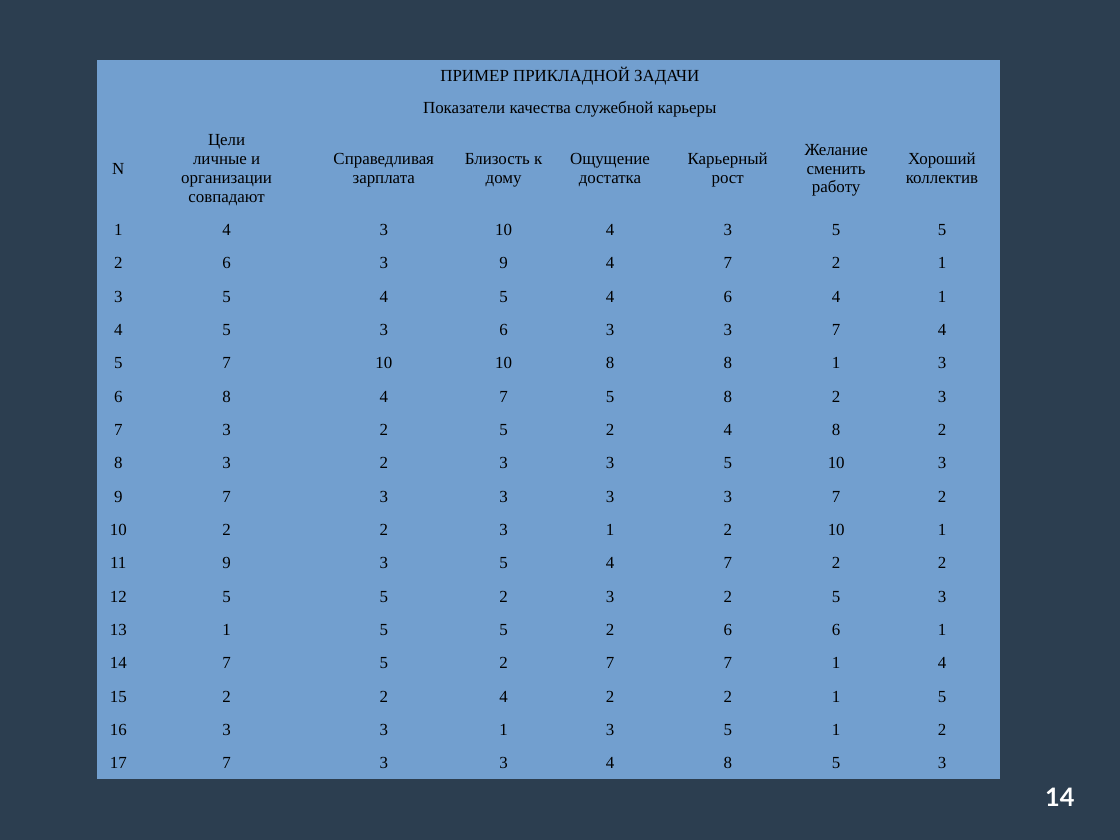
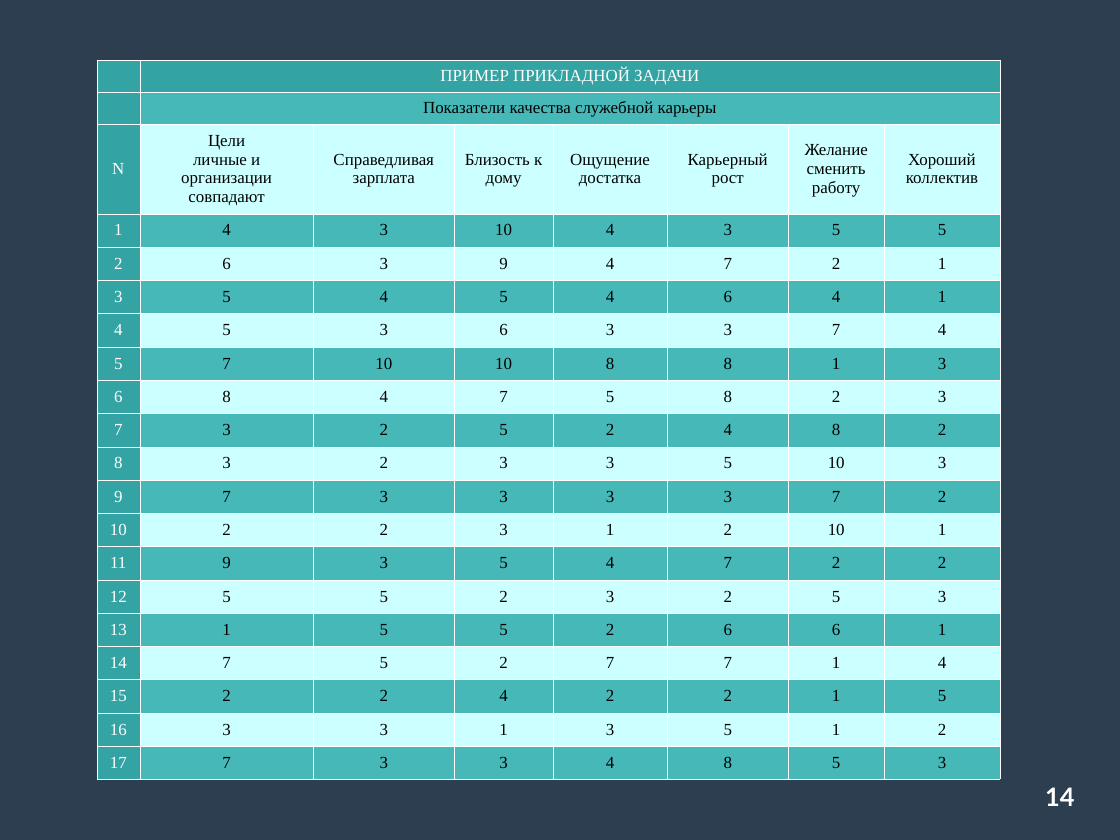
Before and after one commit to Nasty8k/University, a slide deck: slide 14 of TerVer/Cluster.odp. Drawn at 1120x840 pixels with LibreOffice and Linux fonts; fonts in the diff are those of the drawing. Boxes give left, top, right and bottom in pixels: in the first picture for what was removed or moved away, otherwise in the second. Text is boxed around its words. In the diff, an @@ line names an element or a change of style, - is before the commit and + after.

```diff
--- a/TerVer/Cluster.odp
+++ b/TerVer/Cluster.odp
@@ table at (x1=97, y1=60, x2=1000, y2=780) @@
@@ fill #729FCF to #33A3A3 in 21 cells @@
@@ fill #729FCF to #47B8B8 in 64 cells @@
@@ fill #729FCF to #CCFFFF in 63 cells @@
@@ text colour #000000 to #FFFFFF in "ПРИМЕР ПРИКЛАДНОЙ ЗАДАЧИ", "N", "1", "2" and 15 more places @@
@@ borders changed @@
```
Also in this commit, not shown: 3 other slides changed.
